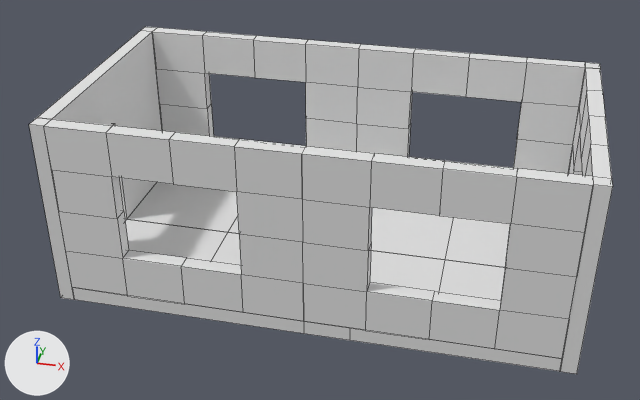
The Blender file Scenes/Simple_room.blend as it was, and as the next commit left it.
The view is the same before and after, from a 50 mm camera at (6.79, -11.11, 8.81) aimed at (3.8, 1.76, 1.06). The axes (+X, +Y, +Z) are drawn at lower left. The lights are the same throughout. Mesh edges are drawn as thin lines.

Objects in the first picture: 'Cube.002', 'Cube.005', 'SM_Square_2x2x0.000', 'SM_Square_2x2x0.003', 'SM_Square_2x2x0.004', 'SM_Square_2x2x0.25', 'SM_Wall_Door_3x4x0.25', 'SM_Window_4x4', 'SM_Window_4x4.001', 'SM_Window_4x4.002', 'SM_Window_4x4.003', 'SM_Window_4x4.004'.
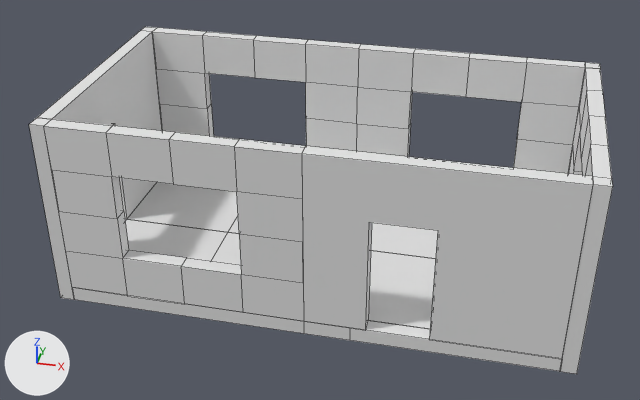
Pixel boxes [x1, y1, x2, y2] of what changed, in the pictures (640 x 400 px):
'SM_Window_4x4.001', reshaped, moved, turned
    both: [302, 146, 593, 359]
'SM_Square_2x2x0.005', unchanged, covered by the edit
    before: [445, 217, 510, 267]
'SM_Square_2x2x0.006', unchanged, covered by the edit
    before: [439, 260, 505, 300]

The change, as a list of edits to the scene's bpy script:
```text
Change me_vert_003:
    used by ob_sm_window_4x4_001; parent = ob_room_test; location = (4.0, 0.0, 3.0); rotation_euler = (-1.571, 0.0, 0.0), in degrees (-90, 0, 0)
    remove me_vert_003.from_pydata(...)  # 48 vertices, 48 faces; spans x 0.0..4.0, y 0.0..3.0, z -0.25..0.0
    add me_vert_003.from_pydata(...)  # 16 vertices, 10 faces; spans x 0.0..3.0, y 0.0..4.0, z 0.0..0.25
    me_vert_003 part 1
    46 vertices are removed from x 0.0..4.0, y 0.0..3.0, z -0.25..0.0
    48 faces are deleted
    6 vertices are added at (0.0, 1.0, 0.0), (2.0, 1.0, 0.0), (2.0, 2.0, 0.0), (0.0, 2.0, 0.0), (0.0, 4.0, 0.0), (3.0, 4.0, 0.0)
    8 new vertices lie (0.0, 0.0, 0.25) away from vertices in x 0.0..3.0, y 0.0..4.0, z 0.0
    10 new faces join them
Change ob_sm_window_4x4_001:
    ob_sm_window_4x4_001.location: (4.0, 0.0, 3.0) -> (4.0, -0.25, 0.0)
    ob_sm_window_4x4_001.rotation_euler: (-1.571, 0.0, 0.0) -> (-1.571, -1.571, 0.0)  # degrees (-90, 0, 0) -> degrees (-90, -90, 0)
```
